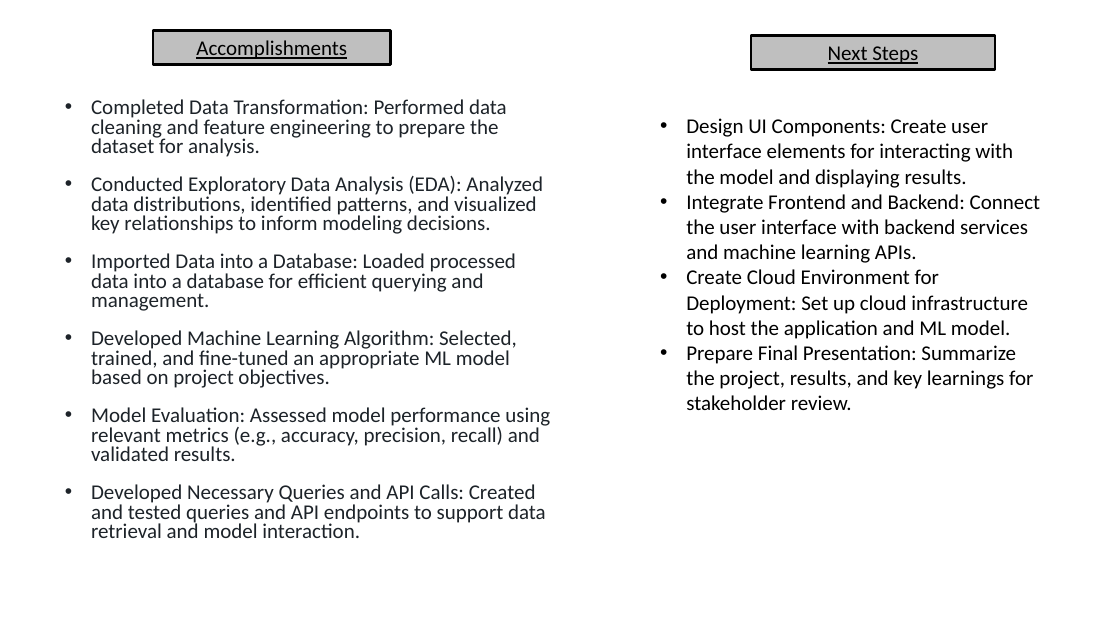
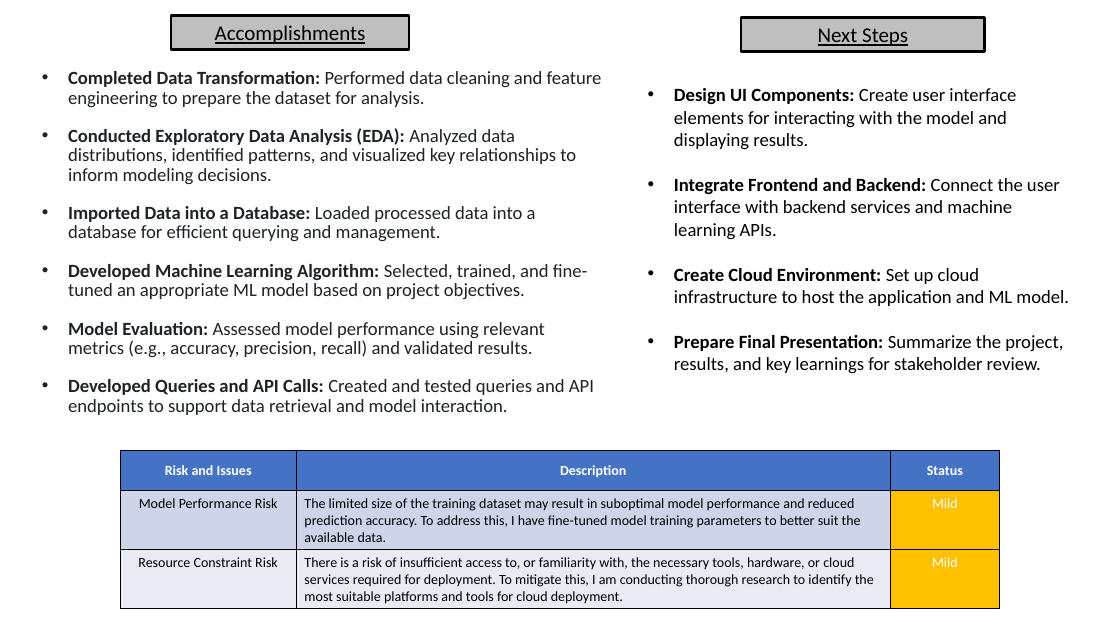
Before and after one commit to suebyeon/Capstone, a slide deck: slide 2 of Week 6 Status Report.pptx. Drawn at 1120x630 pixels with LibreOffice and Linux fonts; fonts in the diff are those of the drawing. Boxes give left, top, right and bottom in pixels: in the first picture for what was removed or moved away, otherwise in the second. Text is boxed around its words. In the diff, an @@ line names an element or a change of style, - is before the commit and + after.

```diff
--- a/Week 6 Status Report.pptx
+++ b/Week 6 Status Report.pptx
@@ rectangle "Accomplishments" moved from (x1=153, y1=30, x2=391, y2=64) to (x1=171, y1=16, x2=409, y2=50) @@
@@ rectangle "Next Steps" moved from (x1=751, y1=35, x2=995, y2=69) to (x1=741, y1=18, x2=985, y2=51) @@
@@ text "Completed Data Transformation: Performed data ..." moved from (x1=91, y1=99, x2=550, y2=538) to (x1=68, y1=71, x2=602, y2=415) @@
@@ text at (x1=68, y1=71, x2=602, y2=357): size 18 to 16 pt in "Completed Data Transformation: Performed data cleaning and ...", "Conducted Exploratory Data Analysis (EDA): Analyzed data ...", "Imported Data into a Database: Loaded processed ...", "Developed Machine Learning Algorithm: Selected, trained, and ..." and 1 more places; bold on in "Completed Data Transformation:", "Conducted Exploratory Data Analysis (EDA):", "Imported Data into a Database:", "Developed Machine Learning Algorithm:" and 1 more places @@
@@ text "Design UI Components: Create user ..." moved from (x1=686, y1=118, x2=1041, y2=410) to (x1=674, y1=88, x2=1069, y2=374) @@
@@ text at (x1=674, y1=88, x2=1063, y2=374): size 18 to 16 pt in "Design UI Components: Create user interface elements ...", "Integrate Frontend and Backend: Connect the user ...", "Prepare Final Presentation: Summarize the project, results, ..."; bold on in "Design UI Components:", "Integrate Frontend and Backend:", "Prepare Final Presentation:" @@
@@ text at (x1=674, y1=268, x2=1069, y2=306): text changed; size 18 to 16 pt @@
-• Create Cloud Environment for Deployment: Set up cloud infrastructure to host the application and ML model.
+• Create Cloud Environment: Set up cloud infrastructure to host the application and ML model.
@@ text at (x1=68, y1=379, x2=594, y2=415): text changed; size 18 to 16 pt @@
-• Developed Necessary Queries and API Calls: Created and tested queries and API endpoints to support data retrieval and model interaction.
+• Developed Queries and API Calls: Created and tested queries and API endpoints to support data retrieval and model interaction.
@@ table added at (x1=120, y1=450, x2=1000, y2=609), 3 rows, 3 columns @@
+Risk and Issues | Description | Status
+Model Performance Risk | The limited size of the training dataset may result in suboptimal model performance and reduced prediction accuracy. To address this, I have fine-tuned model training parameters to better suit the available data. | Mild
+Resource Constraint Risk | There is a risk of insufficient access to, or familiarity with, the necessary tools, hardware, or cloud services required for deployment. To mitigate this, I am conducting thorough research to identify the most suitable platforms and tools for cloud deployment. | Mild
```
Also in this commit, not shown: 1 other slide changed.
